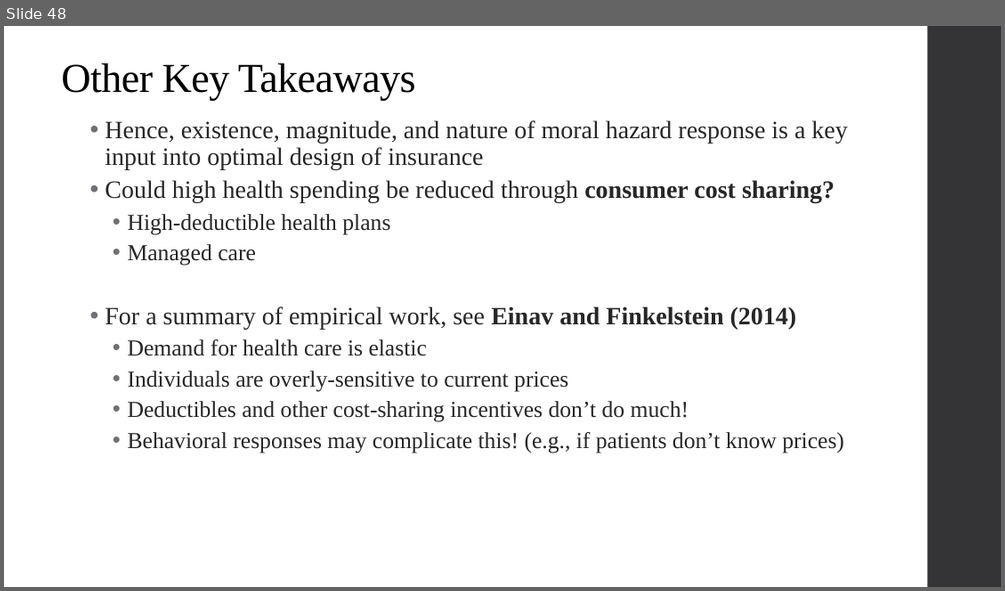
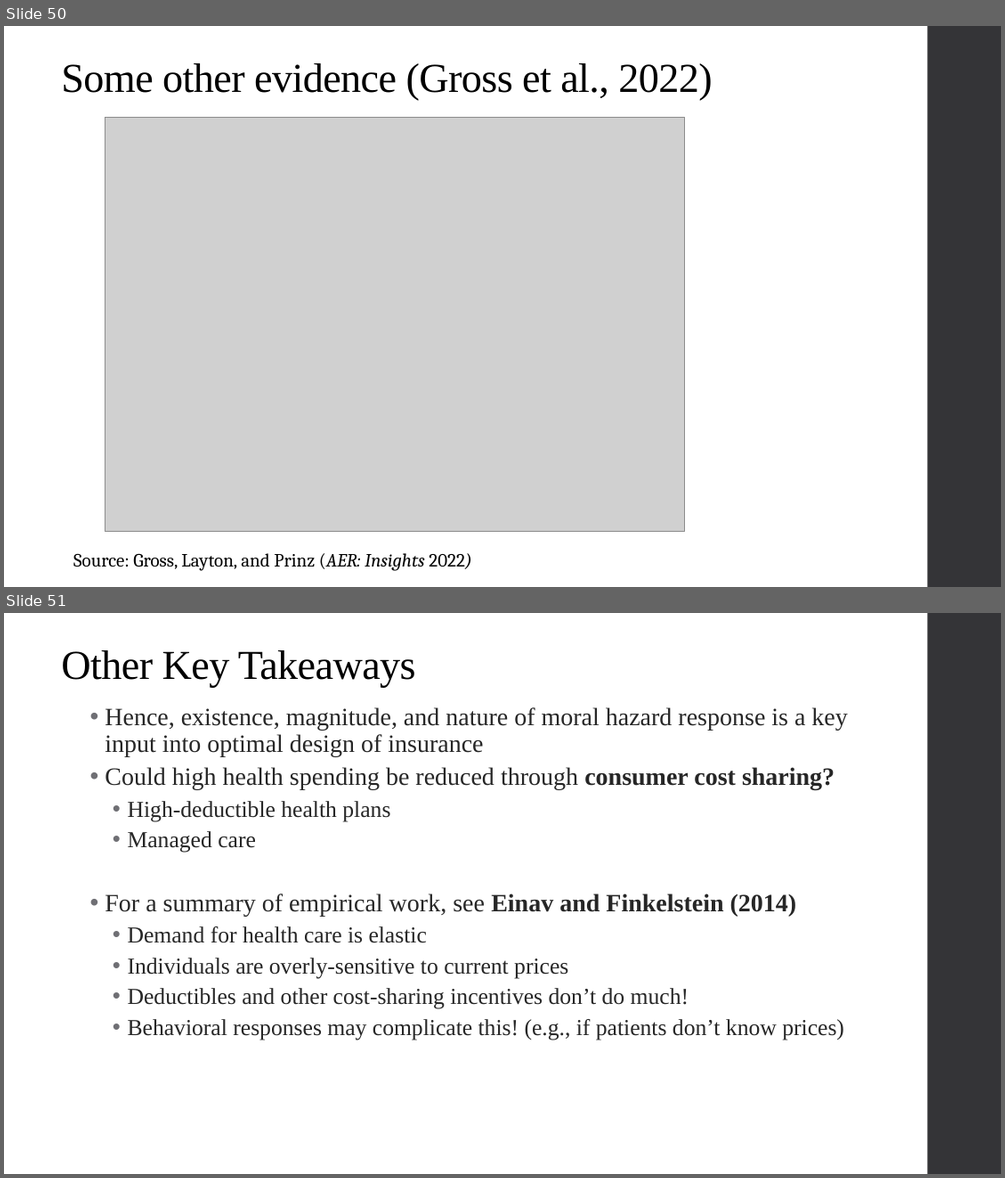
Before and after one commit to alex-hoagland/HAD6750H, a slide deck: Lecture02_MoralHazard/L2Slides_MoralHazard_2023W.pptx. Shown one above the other, each under a label of ours: slide 48 before the commit, slides 50 and 51 after it. The pictures are 1005x591 and 1005x1178 pixels, drawn with LibreOffice and Linux fonts; fonts in the diff are those of the drawing; grey boxes stand for pictures. Boxes give left, top, right and bottom in pixels: in the first picture for what was removed or moved away, otherwise in the second. Text is boxed around its words. In the diff, an @@ line names an element or a change of style, - is before the commit and + after.

```diff
--- a/Lecture02_MoralHazard/L2Slides_MoralHazard_2023W.pptx
+++ b/Lecture02_MoralHazard/L2Slides_MoralHazard_2023W.pptx
@@ slide 50 added at <box>4,26,1001,587</box>, background #FFFFFF; not listed: 1 template element that a slide beside it also shows @@
@@ title added at <box>61,63,712,100</box>, 39.6 pt, text #000000 @@
+Some other evidence (Gross et al., 2022)
@@ picture added at <box>105,118,685,532</box> @@
@@ text added at <box>73,553,471,571</box>, 18 pt, text #000000 @@
+Source: Gross, Layton, and Prinz (AER: Insights 2022)
@@ what was slide 48 is now slide 51 @@
```
Also in this commit, not shown: 1 slide changed, 2 other slides added, 2 other files.
